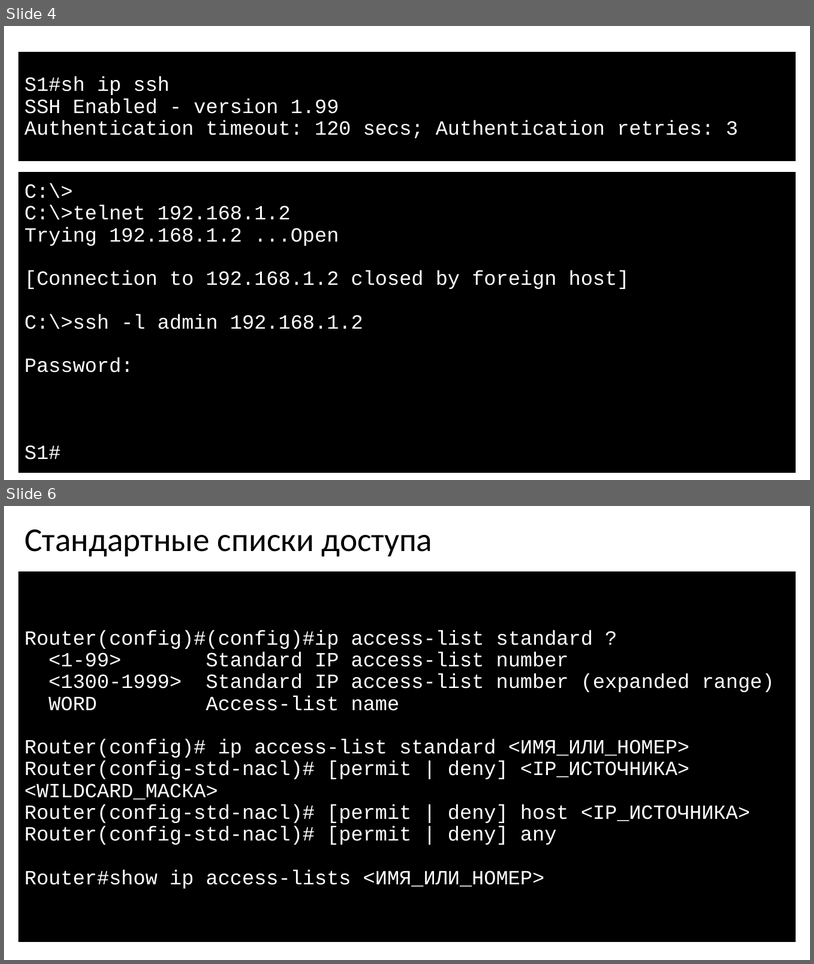
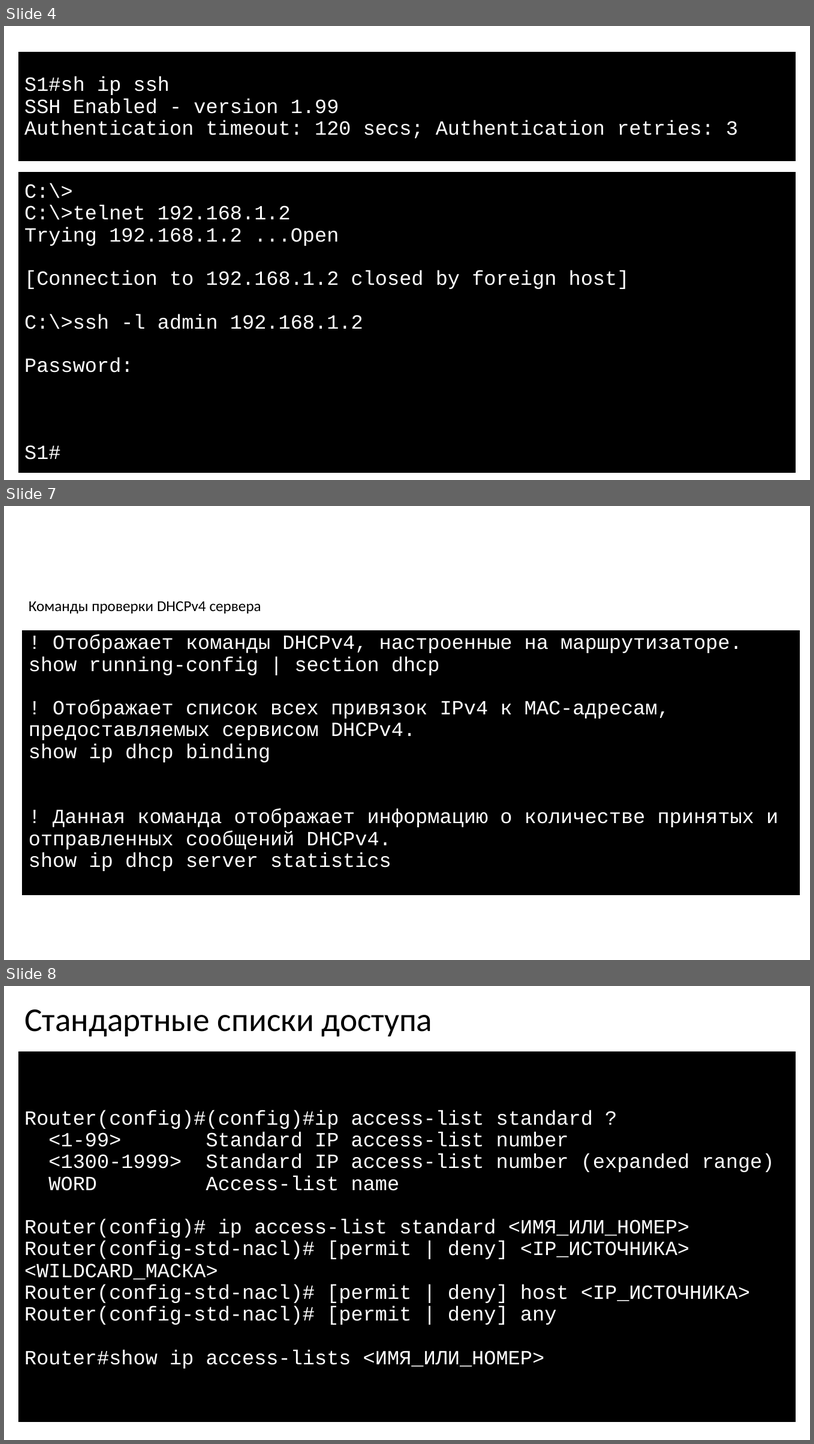
Before and after one commit to gas533/itn, a slide deck: 1.10 Practice/1.10 Practice.pptx. Shown one above the other, each under a label of ours: slides 4 and 6 before the commit, slides 4, 7 and 8 after it; the slides between them are not shown. The pictures are 814x964 and 814x1444 pixels, drawn with LibreOffice and Linux fonts; fonts in the diff are those of the drawing. Boxes give left, top, right and bottom in pixels: in the first picture for what was removed or moved away, otherwise in the second. Text is boxed around its words. In the diff, an @@ line names an element or a change of style, - is before the commit and + after.

```diff
--- a/1.10 Practice/1.10 Practice.pptx
+++ b/1.10 Practice/1.10 Practice.pptx
@@ slide 7 added at bbox=[4, 506, 810, 960], background #FFFFFF @@
@@ text added at bbox=[29, 601, 261, 613], 18 pt, text #000000 @@
+Команды проверки DHCPv4 сервера
@@ rectangle added at bbox=[23, 631, 801, 895], fill #000000, outline #000000 0.75 pt, 24 pt, text #FFFFFF @@
+! Отображает команды DHCPv4, настроенные на маршрутизаторе.
+show running-config | section dhcp
+! Отображает список всех привязок IPv4 к MAC-адресам, предоставляемых сервисом DHCPv4.
+show ip dhcp binding
+! Данная команда отображает информацию о количестве принятых и отправленных сообщений DHCPv4.
+show ip dhcp server statistics
@@ what was slide 6 is now slide 8 @@
```
Also in this commit, not shown: 1 slide changed, 1 other slide added, 11 other files.
